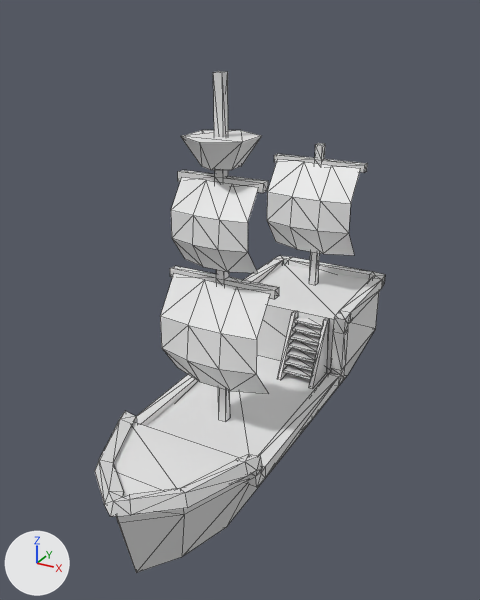
A saved change to the COLLADA model Assets/Models/Ship.dae.
Both versions are drawn from a 50 mm camera at (16.9, -40.8, 22.3) aimed at (-0.3, -9.5, 6.7). Every picture has the same lights, and +X, +Y and +Z are marked at lower left. Mesh edges are drawn as thin lines. Where no turn or scale is listed for an object, it has been applied to the vertices.
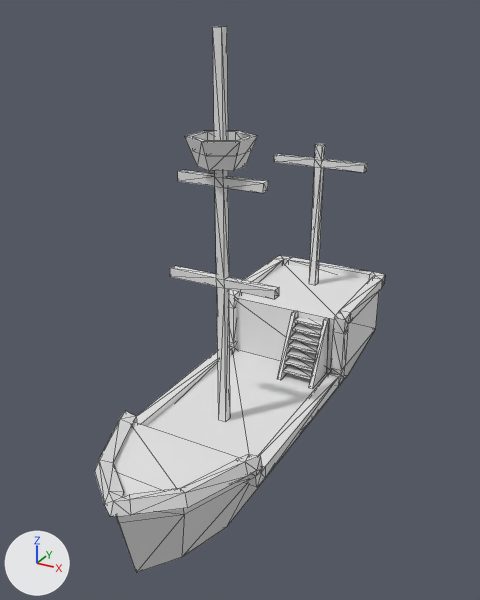
The newer file is also turned or shifted as a whole; pictures and numbers use the older file's frame.

Changed parts and their boxes (x1, y1, x2, y2) in the pictures (480 x 600 px; the box of a moved part takes in the faces that stretch with it):
'Plane.003', deleted
    before: (160, 274, 270, 394)
'Plane.002', deleted
    before: (267, 159, 361, 255)
'Cube.002', reshaped (13% taller)
    before: (170, 71, 279, 422)
    after: (170, 26, 279, 422)
'Plane.004', deleted
    before: (171, 177, 259, 273)
'Cylinder', reshaped (10% narrower)
    before: (181, 130, 261, 170)
    after: (185, 131, 257, 171)
part 2 of me_cube_010, moved or reshaped
    before: (213, 71, 228, 178)
    after: (213, 26, 228, 178)

What changed in the scene script:
```text
Change me_cylinder:
    used by ob_cylinder; location = (0.0, -12.0, 16.0)
    remove me_cylinder.from_pydata(...)  # 12 vertices, 20 faces; spans x -1.73..1.73, y -2.0..2.0, z -1.0..0.5
    add me_cylinder.from_pydata(...)  # 24 vertices, 44 faces; spans x -1.56..1.56, y -1.8..1.8, z -1.0..0.5
    me_cylinder part 1: the whole mesh is rebuilt
Change me_cube_010:
    where me_cube_010.from_pydata(...)  # 40 vertices, 74 faces; spans x -3.2..3.2, y -12.2..-11.8, z 0.0..19.5
    used by ob_cube_002; location = (0.0, 0.0, 0.0)
    before: 20 (-0.2, -12.2, 19.5) at pixel (213, 72), 21 (-0.2, -11.8, 19.5) at pixel (218, 71), 22 (0.2, -11.8, 19.5) at pixel (227, 71), 23 (0.2, -12.2, 19.5) at pixel (222, 72)
    me_cube_010 part 2
    add for i in [*range(20, 24)]: me_cube_010.vertices[i].co += Vector((0.0, 0.0, 2.0))
Remove ob_plane_004:
    ob_plane_004 = bpy.data.objects.new('Plane.004', me_plane_009)
    ob_plane_004.location = (0.0, -12.25, 14.25)
Remove ob_plane_003:
    ob_plane_003 = bpy.data.objects.new('Plane.003', me_plane_008)
    ob_plane_003.location = (0.0, -12.25, 8.75)
Remove ob_plane_002:
    ob_plane_002 = bpy.data.objects.new('Plane.002', me_plane_004)
    ob_plane_002.location = (0.0, 0.75, 12.75)
```
